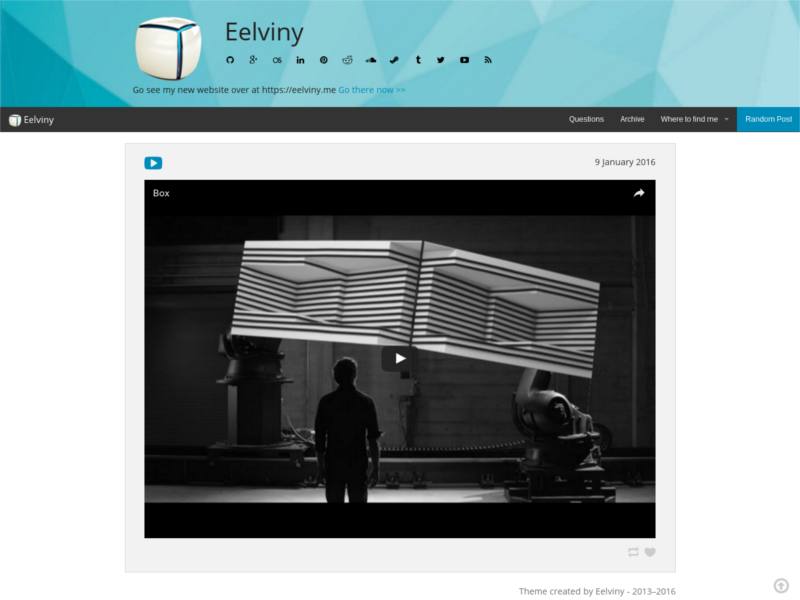
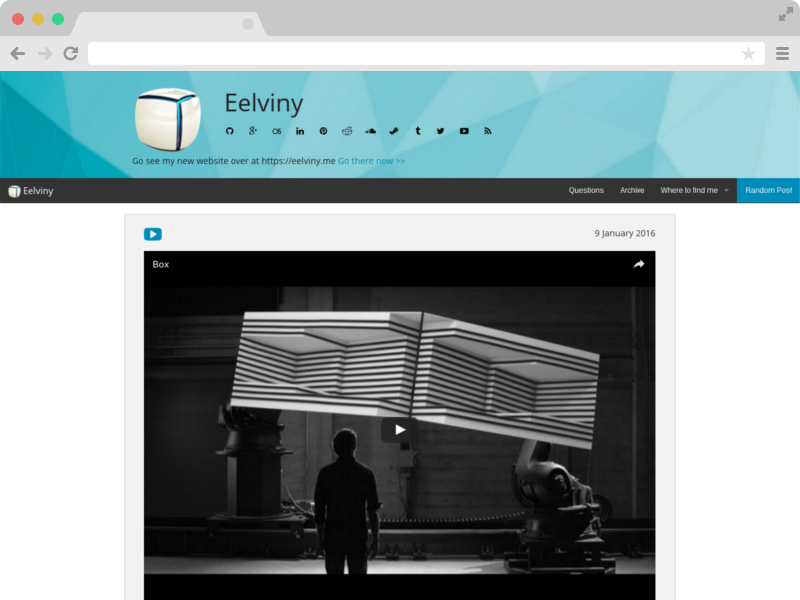
Comparing the layer stacks of the two 800×600 images. Changes:
removed layer "Screenshot from 2016-03-29 17-29-46.png" over <box>0,0,800,600</box>
added group "google chrome flat browser" with 25 layers over <box>0,0,800,600</box>
added group "bar elements" with 22 layers in group "google chrome flat browser" over <box>0,0,800,71</box>
added group "dots" with 3 layers in group "bar elements" over <box>12,13,64,25</box>
added layer "red" in group "dots" over <box>12,13,24,25</box>
added group "resize icon" with 1 layers in group "bar elements" over <box>779,7,793,21</box>
added layer "arrows" in group "resize icon" over <box>779,7,793,21</box>
added group "multi" with 4 layers in group "bar elements" over <box>10,46,789,61</box>
added layer "right arrow" in group "multi" over <box>10,47,25,60</box>
added layer "left arrow" (30%) in group "multi" over <box>37,47,53,60</box>
added layer "refresh icon" in group "multi" over <box>63,46,78,61</box>
added layer "menu" in group "multi" over <box>776,47,789,60</box>
added group "address bar" with 2 layers in group "bar elements" over <box>88,42,765,65</box>
added layer "favorite icon" in group "address bar" over <box>741,46,756,61</box>
added layer "shape bar" in group "address bar" over <box>88,42,765,65</box>
added group "tabs" with 6 layers in group "bar elements" over <box>0,12,800,71</box>
added group "active tab + bar" with 2 layers in group "tabs" over <box>0,12,800,71</box>
added layer "shape bar + active Tab" in group "active tab + bar" over <box>0,12,800,71</box>
added group "inactive tab" with 2 layers in group "tabs" over <box>251,12,456,36</box>
added layer "tab inactive" in group "inactive tab" over <box>251,12,456,36</box>
added layer "Shape bar" in group "bar elements" over <box>0,0,800,71</box>
added group "screen #1" with 1 layers in group "google chrome flat browser" over <box>0,71,800,600</box>
added layer "screen" in group "screen #1" over <box>0,71,800,600</box>
…and 4 more changes (4 added)
